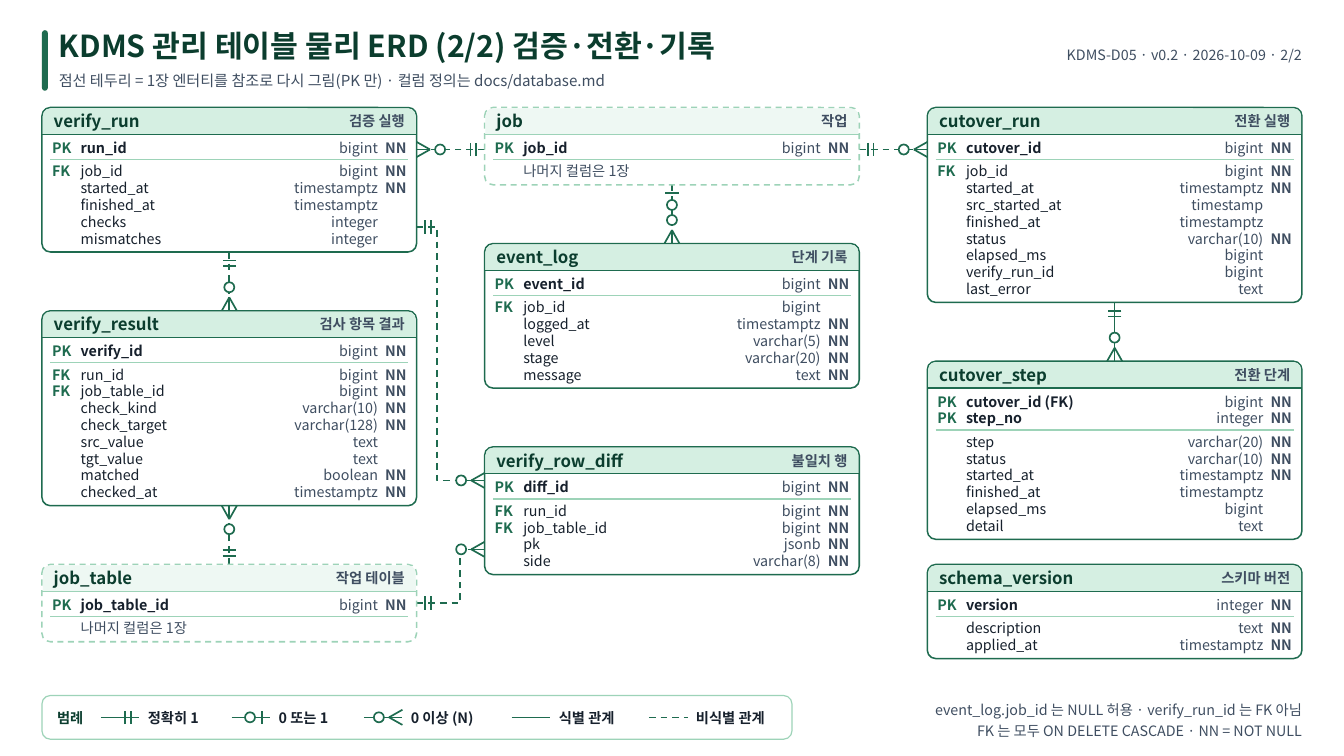
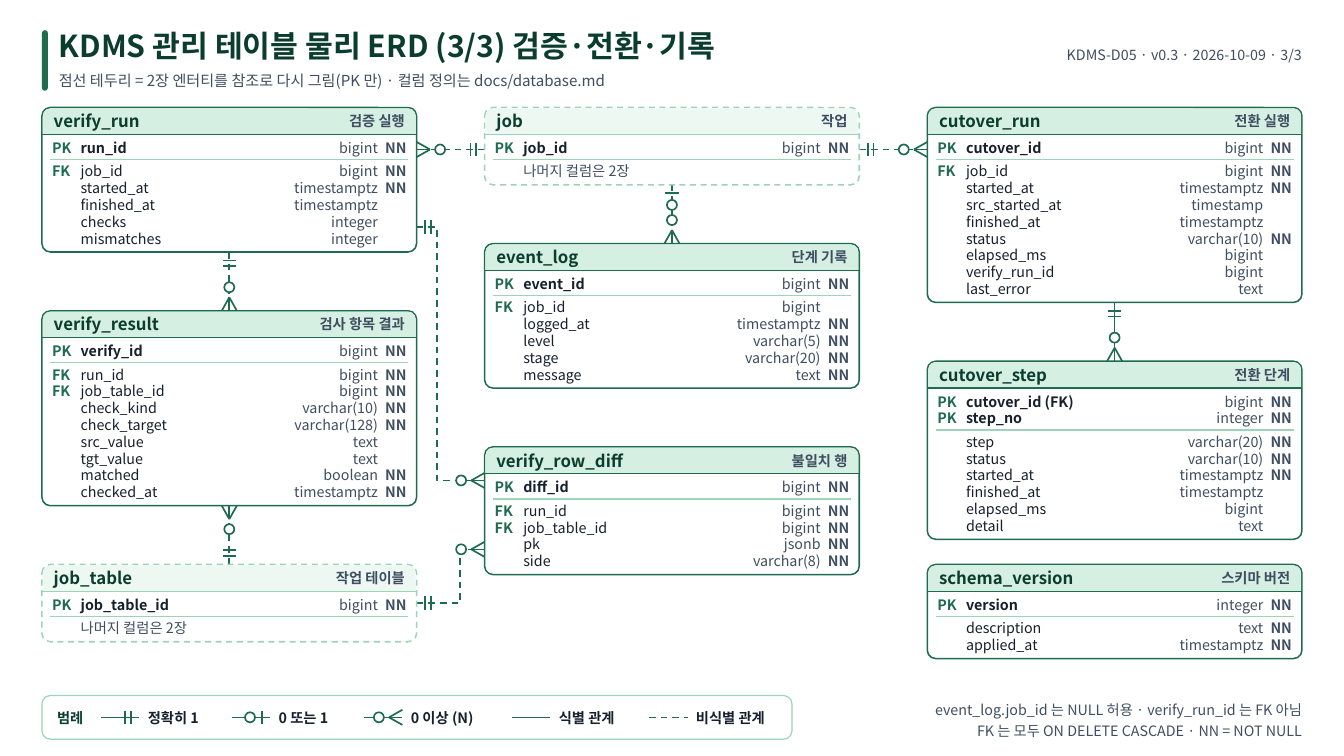
Before and after one commit to kodong75/KDMS, a slide deck: slide 3 of docs/design/dist/d05-erd.pptx (slide 2 before the commit). Drawn at 1344x756 pixels with LibreOffice and Linux fonts; fonts in the diff are those of the drawing. Boxes give left, top, right and bottom in pixels: in the first picture for what was removed or moved away, otherwise in the second. Text is boxed around its words. In the diff, an @@ line names an element or a change of style, - is before the commit and + after.

```diff
--- a/docs/design/dist/d05-erd.pptx
+++ b/docs/design/dist/d05-erd.pptx
@@ text at (x1=59, y1=31, x2=716, y2=63): text changed @@
-KDMS 관리 테이블 물리 ERD (2/2) 검증·전환·기록
+KDMS 관리 테이블 물리 ERD (3/3) 검증·전환·기록
@@ text at (x1=1067, y1=49, x2=1301, y2=63): text changed @@
-KDMS-D05 · v0.2 · 2026-10-09 · 2/2
+KDMS-D05 · v0.3 · 2026-10-09 · 3/3
@@ text at (x1=59, y1=73, x2=605, y2=89): text changed @@
-점선 테두리 = 1장 엔터티를 참조로 다시 그림(PK 만) · 컬럼 정의는 docs/database.md
+점선 테두리 = 2장 엔터티를 참조로 다시 그림(PK 만) · 컬럼 정의는 docs/database.md
@@ text at (x1=523, y1=164, x2=630, y2=177): text changed @@
-나머지 컬럼은 1장
+나머지 컬럼은 2장
@@ text at (x1=81, y1=621, x2=187, y2=634): text changed @@
-나머지 컬럼은 1장
+나머지 컬럼은 2장
```
Also in this commit, not shown: 1 other slide changed, 1 slide added, 13 other files.
